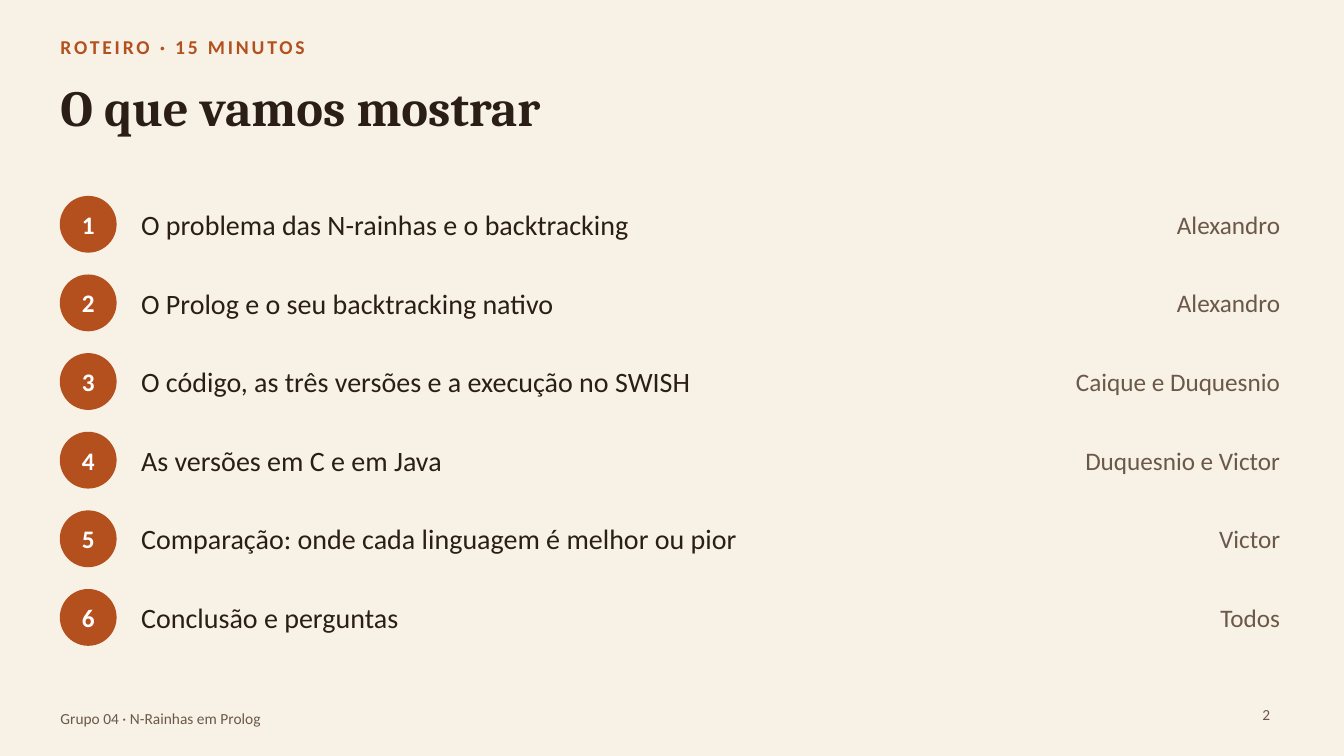
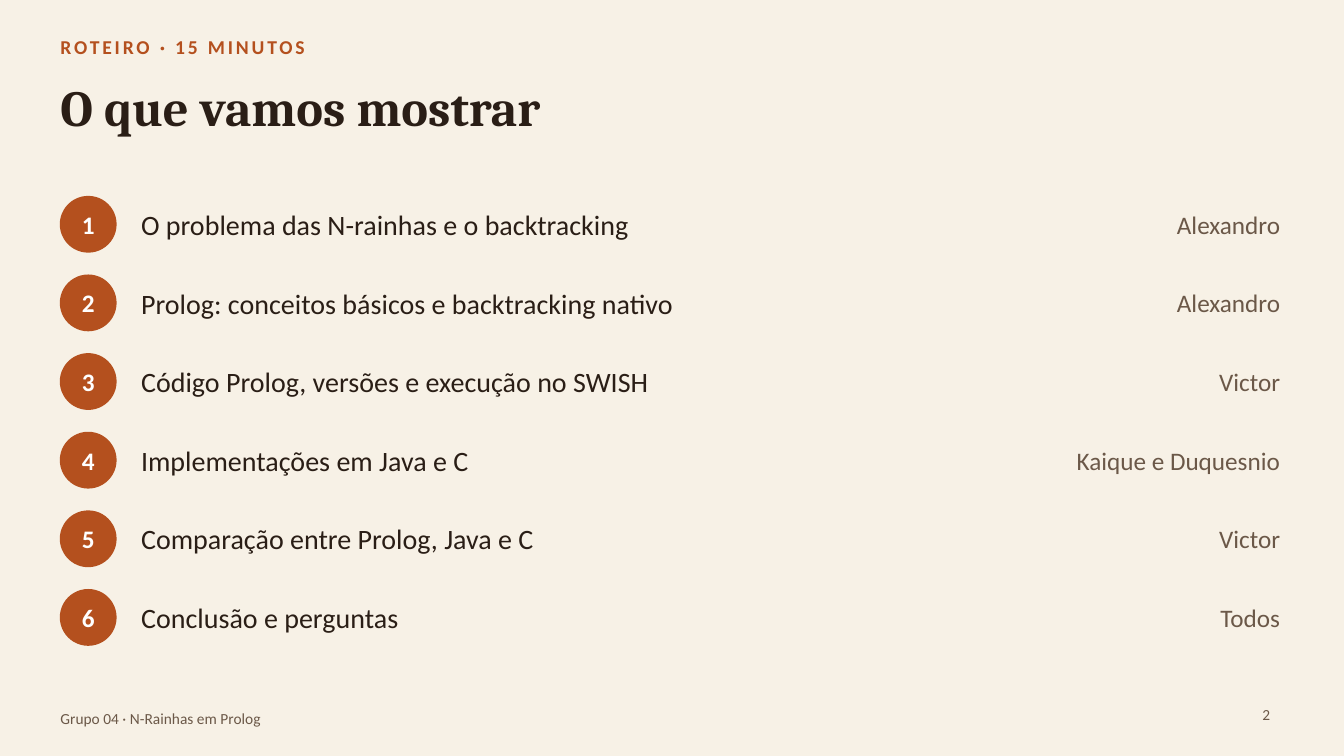
Before and after one commit to Alexandro-Junior/N-rainhas-com-backtracking, a slide deck: slide 2 of slides/Seminario-NRainhas-Grupo04.pptx. Drawn at 1344x756 pixels with LibreOffice and Linux fonts; fonts in the diff are those of the drawing. Boxes give left, top, right and bottom in pixels: in the first picture for what was removed or moved away, otherwise in the second. Text is boxed around its words. In the diff, an @@ line names an element or a change of style, - is before the commit and + after.

```diff
--- a/slides/Seminario-NRainhas-Grupo04.pptx
+++ b/slides/Seminario-NRainhas-Grupo04.pptx
@@ text at bbox=[141, 294, 673, 319]: text changed @@
-O Prolog e o seu backtracking nativo
+Prolog: conceitos básicos e backtracking nativo
@@ text at bbox=[141, 372, 648, 397]: text changed @@
-O código, as três versões e a execução no SWISH
+Código Prolog, versões e execução no SWISH
@@ text at bbox=[1219, 374, 1280, 391]: text changed @@
-Caique e Duquesnio
+Victor
@@ text at bbox=[141, 451, 468, 476]: text changed @@
-As versões em C e em Java
+Implementações em Java e C
@@ text at bbox=[1077, 452, 1280, 474]: text changed @@
-Duquesnio e Victor
+Kaique e Duquesnio
@@ text at bbox=[141, 529, 533, 554]: text changed @@
-Comparação: onde cada linguagem é melhor ou pior
+Comparação entre Prolog, Java e C
```
Also in this commit, not shown: 8 other slides changed.
